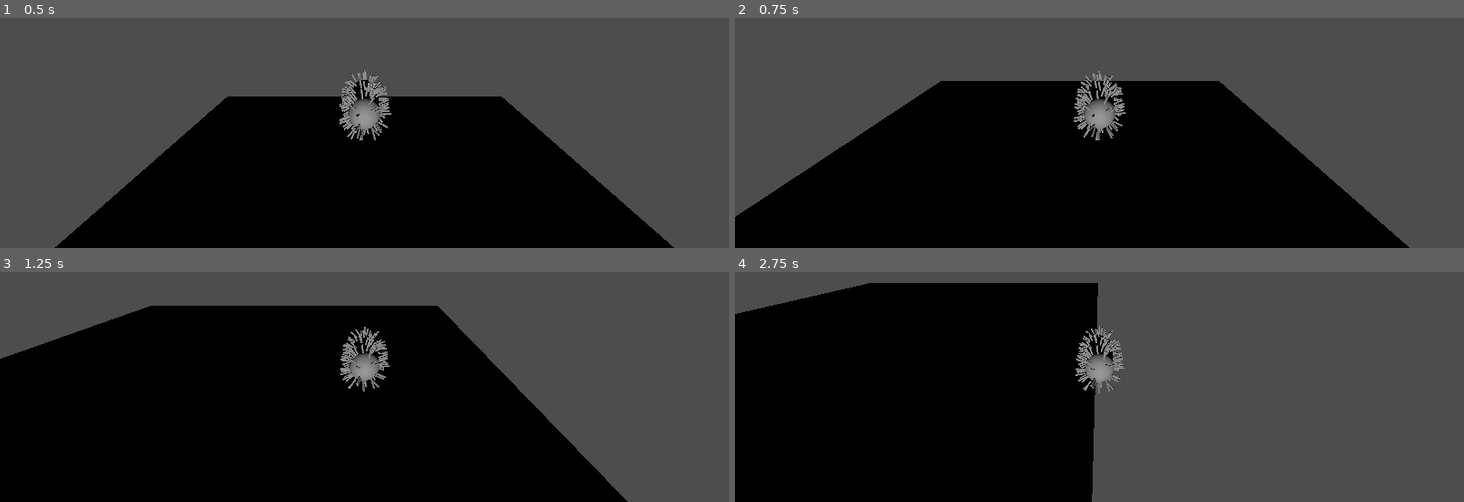
Above: before the commit, frames 1-4 (two rows, left to right).
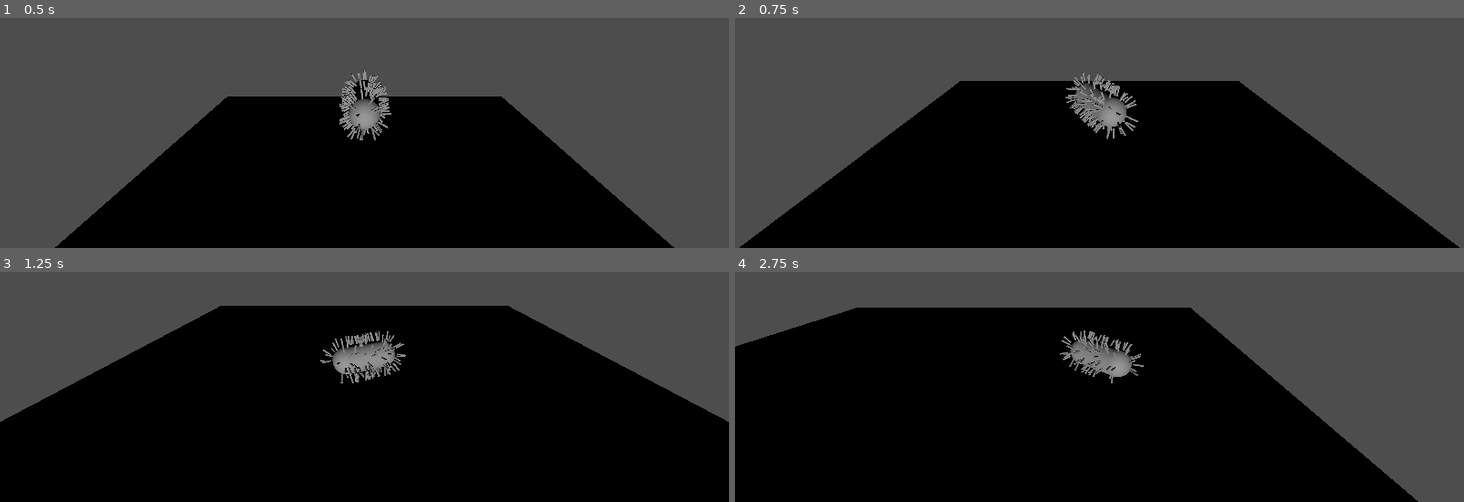
Above: after the commit, the same moments.

Repository: NR5P/bio-mission
Game: Godot game, scene res://main.tscn
The game is run twice, just before and just after one commit, with the same random seed, the same clock (stepped at 60 frames per second) and the same inputs.
Inputs:
- Up to frame 1 (0.5 s): no input
- Up to frame 2 (0.75 s): hold D from 0.53 s (still down); hold Shift from 0.53 s (still down)
- Up to frame 3 (1.25 s): keep holding D; keep holding Shift; tap Space at 0.77, 0.8, 1.07 s
- Up to frame 4 (2.75 s): release D at 1.28 s; release Shift at 1.28 s; hold S 1.28-2.03 s; tap Space at 1.35, 1.52, 1.82, 2.3 s; tap Shift at 1.55 s; hold D from 2.03 s (still down); hold Shift from 2.03 s (still down)

Frame 1 is identical in both runs. In frame 2, 7.8% of the frame differs, in the area x 0-100%, y 23-100%; in frame 3, 22%; in frame 4, 30%, in the area x 0-94%, y 4-100%.

Commit message:
rotating bacteria

Diff:
--- a/bacteria.gd
+++ b/bacteria.gd
@@ -2,6 +2,7 @@
 
 @export var speed := 7.0
 @export var vertical_speed := 6.0
+@export var turn_speed_deg := 160.0  # how fast it turns
 
 func _physics_process(delta: float) -> void:
 	# Get the active camera
@@ -9,27 +10,21 @@
 	if cam == null:
 		return
 
-	# Input (WASD)
-	var ix := float(Input.is_key_pressed(KEY_D)) - float(Input.is_key_pressed(KEY_A))
-	var iz := float(Input.is_key_pressed(KEY_W)) - float(Input.is_key_pressed(KEY_S))
+	# Inputs
+	var turn := float(Input.is_key_pressed(KEY_D)) - float(Input.is_key_pressed(KEY_A))  # A/D
+	var throttle := float(Input.is_key_pressed(KEY_W)) - float(Input.is_key_pressed(KEY_S))  # W/S
+	var iy := float(Input.is_key_pressed(KEY_SPACE)) - float(Input.is_key_pressed(KEY_SHIFT))  # up/down
 
-	# Vertical input
-	var iy := float(Input.is_key_pressed(KEY_SPACE)) - float(Input.is_key_pressed(KEY_SHIFT))
+	# --- Turn the bacteria like a car (yaw rotation) ---
+	rotation.y += deg_to_rad(turn_speed_deg) * turn * delta
 
-	# Camera-relative directions
-	var forward := -cam.global_transform.basis.z   # <-- THIS is the fix
-	var right := cam.global_transform.basis.x
+	# --- Move forward/back in the bacteria's facing direction ---
+	# In Godot, -Z is "forward" for a Node3D
+	var forward := -global_transform.basis.z
+	forward.y = 0
+	forward = forward.normalized()
 
-	# Keep movement level
-	forward.y = 0
-	right.y = 0
-	forward = forward.normalized()
-	right = right.normalized()
-
-	# Build movement direction
-	var move_dir := (right * ix) + (forward * iz)
-	if move_dir.length() > 0:
-		move_dir = move_dir.normalized()
+	var move_dir := forward * throttle
 
 	# Apply velocity
 	velocity.x = move_dir.x * speed
